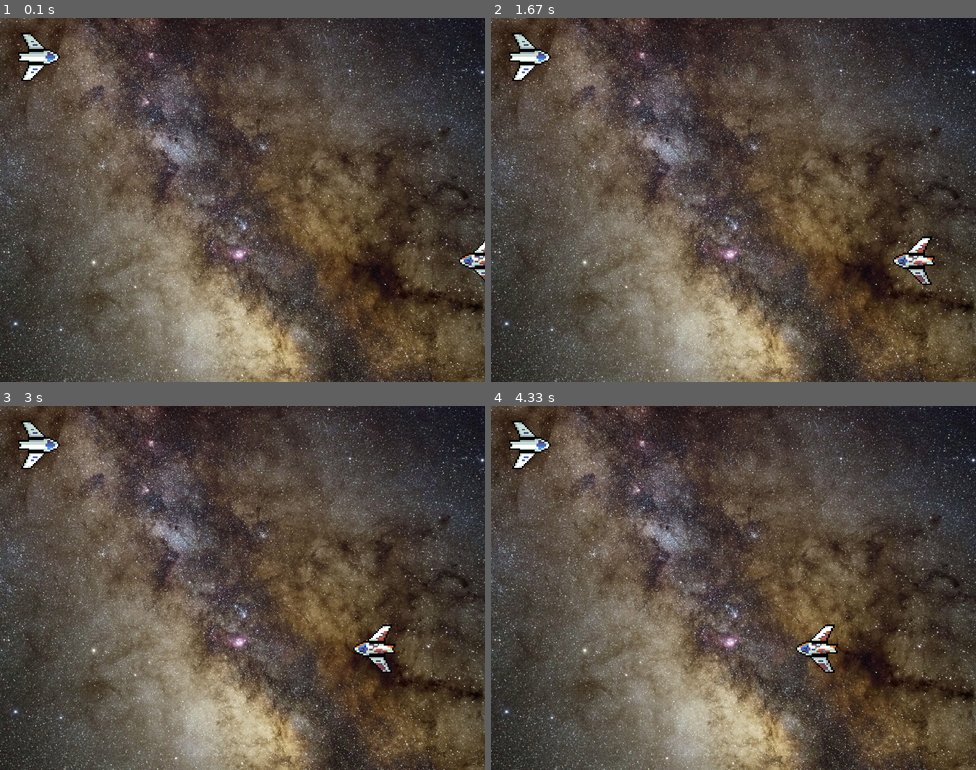
Above: before the commit, frames 1-4 (two rows, left to right).
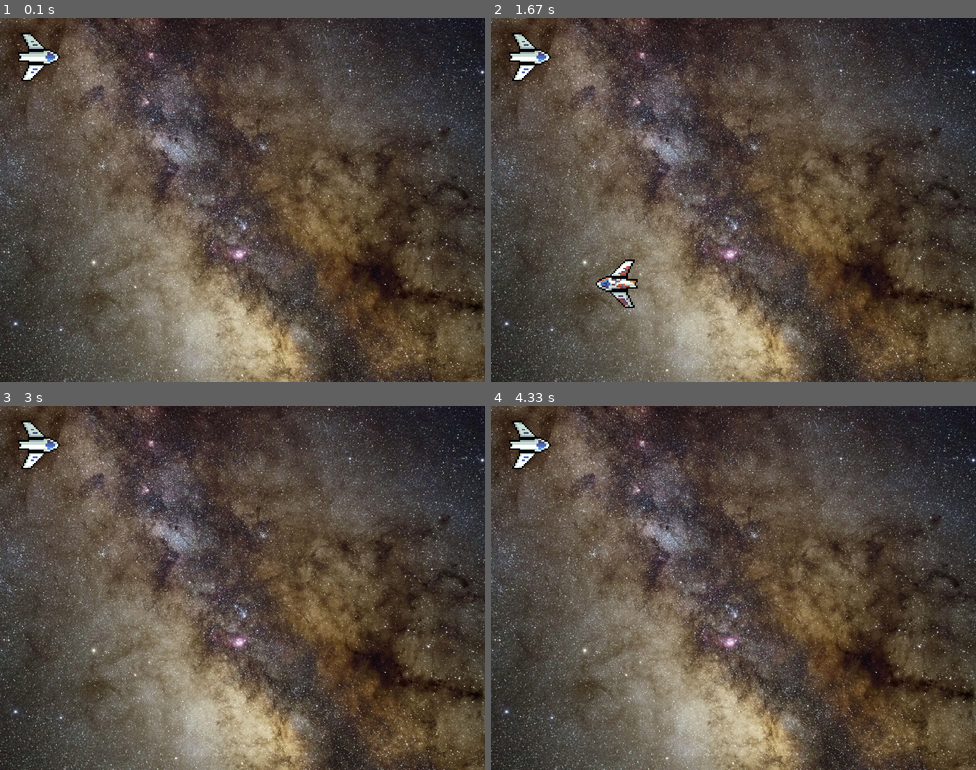
Above: after the commit, the same moments.

Repository: arturfarias/Projetos_aleatorios
Game: pygame game, started from python/pygame-estudo/main.py
Two runs of this game, one before a commit and one after it. Both use one fixed random seed, a clock stepped at 60 frames per second and the inputs below.
Inputs:
- Up to frame 1 (0.1 s): no input
- Up to frame 2 (1.67 s): no input
- Up to frame 3 (3 s): no input
- Up to frame 4 (4.33 s): no input

The runs differ from the first frame. In frame 1, 0.3% of the frame differs, in the area x 94-100%, y 61-73%; in frame 2, 1.1%, in the area x 21-92%, y 60-80%; in frame 3, 0.5%; in frame 4, 0.6%.

Commit message:
comentarios e ajustes

Diff:
--- a/python/pygame-estudo/game/entities/enemy.py
+++ b/python/pygame-estudo/game/entities/enemy.py
@@ -1,12 +1,17 @@
 from pygame.sprite import Sprite
 from images.images import enemy
 from pygame import transform
+import random
 
 class Enemy(Sprite):
     def __init__(self):
         super().__init__()
         self.image = transform.scale(enemy, (128,128))
-        self.rect = self.image.get_rect(center=(800,400))
+        self.rect = self.image.get_rect(center=(900,random.randrange(40,550)))
+        self.speed = random.randrange(-10,-3)
 
     def update(self):
-        self.rect = self.rect.move(-1,0)
+        self.rect = self.rect.move(self.speed,0)
+
+        if (self.rect.x < -100):
+            self.kill()
--- a/python/pygame-estudo/game/events.py
+++ b/python/pygame-estudo/game/events.py
@@ -6,7 +6,7 @@
         pass
 
     def quit(self):
-        for event in pygame.event.get():
-            if event.type == pygame.QUIT:
-                pygame.quit()
-                sys.exit()
+        for event in pygame.event.get(): # Checa todos os eventos que acontecem
+            if event.type == pygame.QUIT: # Verdadeiro se foi o evento de fechar o jogo
+                pygame.quit() # Finaliza o jogo
+                sys.exit() # Finaliza o programa python
--- a/python/pygame-estudo/game/game.py
+++ b/python/pygame-estudo/game/game.py
@@ -6,21 +6,25 @@
 
 class Game:
     def __init__(self, screen):
-        self.screen = screen
-        self.character = Character()
-        self.bullet = Bullet()
+        self.screen = screen # Cria um atributo com a referência da tela do jogo
+        self.character = Character() # Cria uma instância do personagem
+        self.bullet = Bullet() # Cria uma instância da bala
 
-        self.BulletGroup = Group()
-        self.characterGroup = GroupSingle(self.character)
+        self.BulletGroup = Group() # Cria um grupo para as balas
+        self.characterGroup = GroupSingle(self.character) # Cria um grupo para o personagem
 
-        self.enemyGroup = Group()
-        self.enemyGroup.add(Enemy())
+        self.enemyGroup = Group() # Cria um grupo para os inimigos
+        self.enemyGroup.add(Enemy()) # Adiciona uma instância de inimigo para o grupo
+        self.enemyGroup.add(Enemy()) # Adiciona uma instância de inimigo para o grupo
 
     def run(self):
-        self.screen.blit(space,(0,0))
+        self.screen.blit(space,(0,0)) # Coloca a imagem de fundo do jogo na tela
 
-        self.characterGroup.draw(self.screen)
-        self.characterGroup.update()
+        self.characterGroup.draw(self.screen) # Coloca o personagem na tela
+        self.characterGroup.update() # Chama o método de atualizar o personagem
 
-        self.enemyGroup.draw(self.screen)
-        self.enemyGroup.update()
+        self.BulletGroup.draw(self.screen) # Coloca as balas na tela
+        self.BulletGroup.update() # Chama o método de atualizar as balas
+
+        self.enemyGroup.draw(self.screen) # Coloca os inimigos na tela
+        self.enemyGroup.update() # Chama o método de atualizar os inimigos
--- a/python/pygame-estudo/images/images.py
+++ b/python/pygame-estudo/images/images.py
@@ -1,5 +1,6 @@
 from pygame import image
 
+# Cria um objeto de imagem para ser usada no jogo
 player = image.load("images/img/ship.png")
 bullet = image.load("images/img/bullet.png")
 enemy = image.load("images/img/enemy.png")
--- a/python/pygame-estudo/main.py
+++ b/python/pygame-estudo/main.py
@@ -1,23 +1,26 @@
 from game.events import Events
 from pygame import init
 from pygame import display
+from pygame.time import Clock
 from game.game import Game
 
 class Main:
     def __init__(self):
-        init()
-        self.screen = display.set_mode((800,600))
-        display.set_caption("Shooter")
-        self.game = Game(self.screen)
-        self.events = Events()
+        init() # Inicializa o pygame
+        self.screen = display.set_mode((800,600)) # Define a tela e o tamanho que ele deve ter
+        display.set_caption("Shooter") # Define o texto que fica na tela
+        self.game = Game(self.screen) # Cria uma instância da classe Game e passa a tela como argumento
+        self.events = Events() # Cria uma instância da classe de eventos
+        self.fps = Clock() # Cria uma antincia de relógio do pygame
 
     def run(self):
-        while(True):
-            self.events.quit()
-            self.game.run()
+        while(True): # Cria o loop infinito a qual o jogo roda
+            self.events.quit() # Chama o método de evento que gerencia o fechamento do jogo
+            self.game.run() # Executa o conteúdo da classe Game
 
-            display.flip()
+            display.flip() # Usado para atualizar a tela a todo frame
+            self.fps.tick(60) # Limita a quantidade de frames para 60
 
 if (__name__ == "__main__"):
     main = Main()
-    main.run()
+    main.run() # Executa todo o código
Binary file added: python/pygame-estudo/requirements.txt
